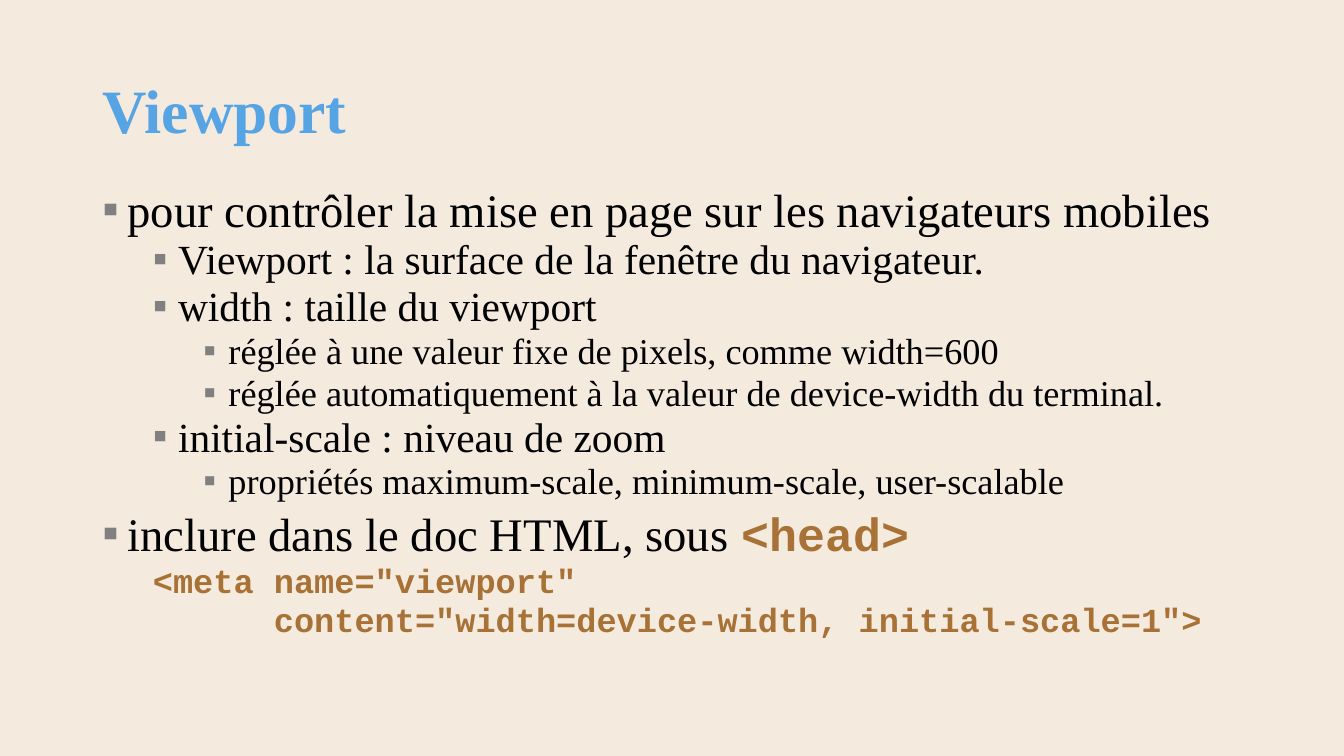
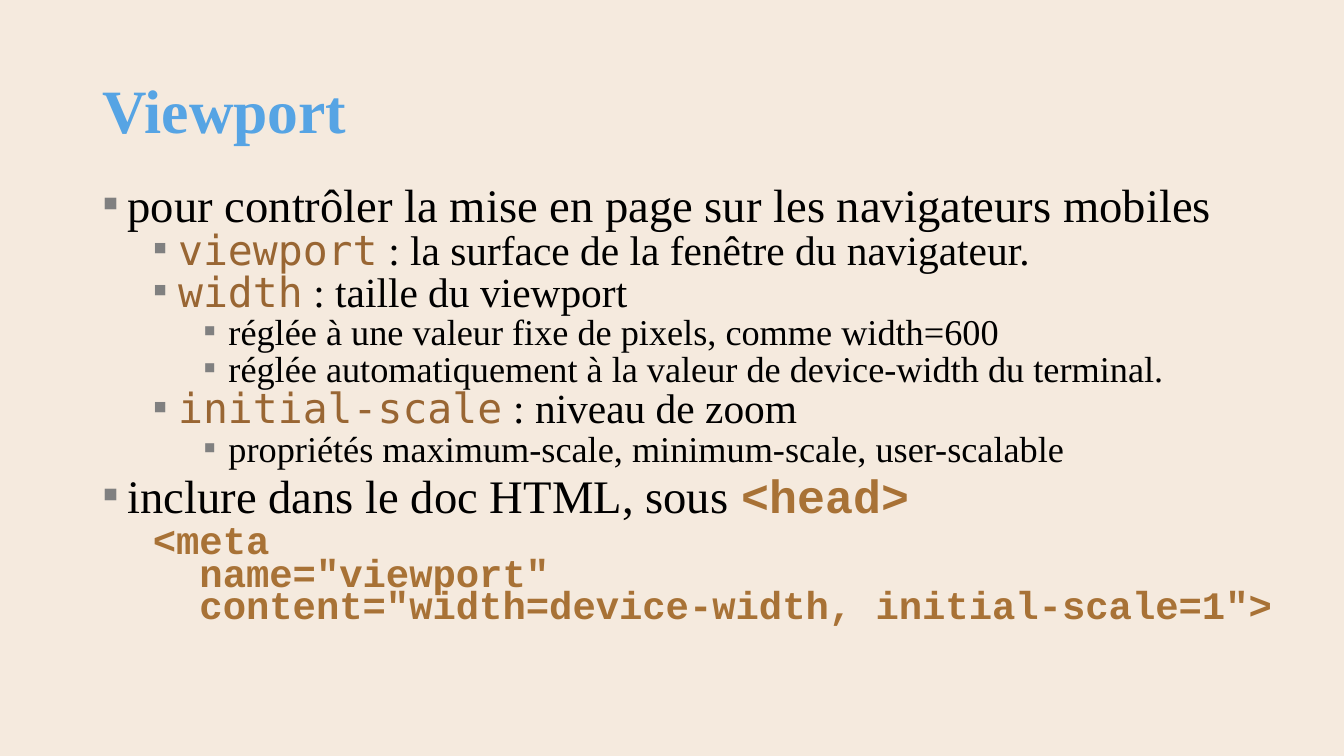
Before and after one commit to AlainWafflard/4IPW3, a slide deck: slide 10 of syllabus/15_mise_en_forme_bootstrap/syllabus_15_bootstrap.pptx. Drawn at 1344x756 pixels with LibreOffice and Linux fonts; fonts in the diff are those of the drawing; background and template pictures are left out. Boxes give left, top, right and bottom in pixels: in the first picture for what was removed or moved away, otherwise in the second. Text is boxed around its words. In the diff, an @@ line names an element or a change of style, - is before the commit and + after.

Commit message:
2026/03/17 : - update chap 14 : visibility - update chap 15 : mise à jour du marché

```diff
--- a/syllabus/15_mise_en_forme_bootstrap/syllabus_15_bootstrap.pptx
+++ b/syllabus/15_mise_en_forme_bootstrap/syllabus_15_bootstrap.pptx
@@ text at box(128, 189, 1211, 520): font Times New Roman to DejaVu Sans Mono, text colour #000000 to #996633 in "width", "initial-scale"; line spacing 0.8 to 0.7 @@
@@ text at box(178, 233, 1030, 274): text changed @@
-  ▪ Viewport : la surface de la fenêtre du navigateur.
+  ▪ viewport : la surface de la fenêtre du navigateur.
@@ text at box(153, 528, 1272, 626): text changed; size 24.1 to 27.8 pt @@
-  <meta name="viewport"
-  content="width=device-width, initial-scale=1">
+  <meta
+  name="viewport"
+  content="width=device-width, initial-scale=1">
```
Also in this commit, not shown: 19 other slides changed, 1 slide added, 15 other files.
